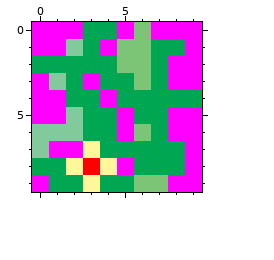
Two states of a pixel-art sprite, res/vine2.png. That is the earlier state.
The file is 10x10 pixels.
Now the later version:
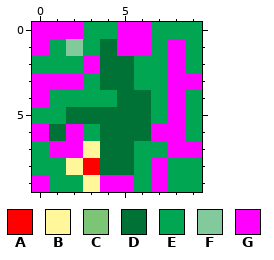
Palette (. is transparent): A #ff0000  B #fff799  C #7cc576  D #007236  E #00a651  F #82ca9c  G #ff00ff
Change:
@@ x 0..9 @@
- 0 GGGEEGCGGG
- 1 GGFEGCCEEG
- 2 EEEEECCEGG
- 3 GFEGEECEGG
- 4 GGEEGEEEEE
- 5 GGFEEGEEGG
- 6 FFFEEGCEGG
- 7 FGGBEEEEEG
- 8 EEBABGEEEG
- 9 GEEBEECCGG
+ 0 GGGEEGGEEE
+ 1 GEFEDGGEGE
+ 2 EEEGDDEEGE
+ 3 GGGEDDEEGG
+ 4 GEEEEDDEGE
+ 5 EEDDDDDEGE
+ 6 GDGEDDDGGE
+ 7 EGGBDDEEGG
+ 8 EEBADDEGEE
+ 9 GEEBGGEGEE
Where, in picture pixels (left, top, right, bottom), the same in both pictures:
changed: (32, 22, 202, 192)
